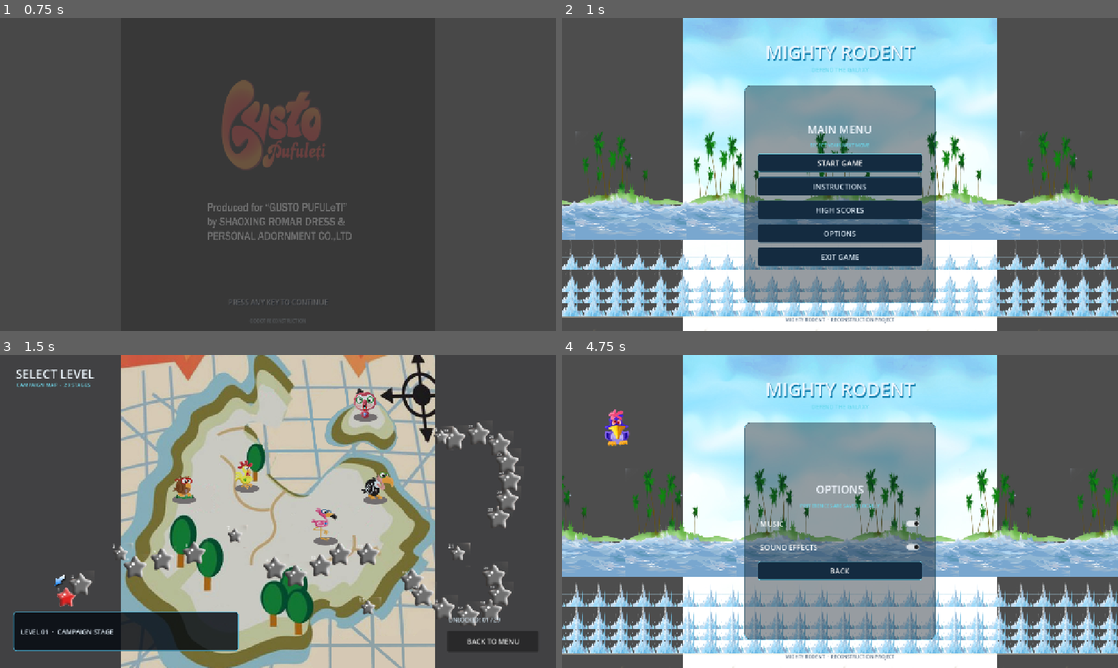
Above: before the commit, frames 1-4 (two rows, left to right).
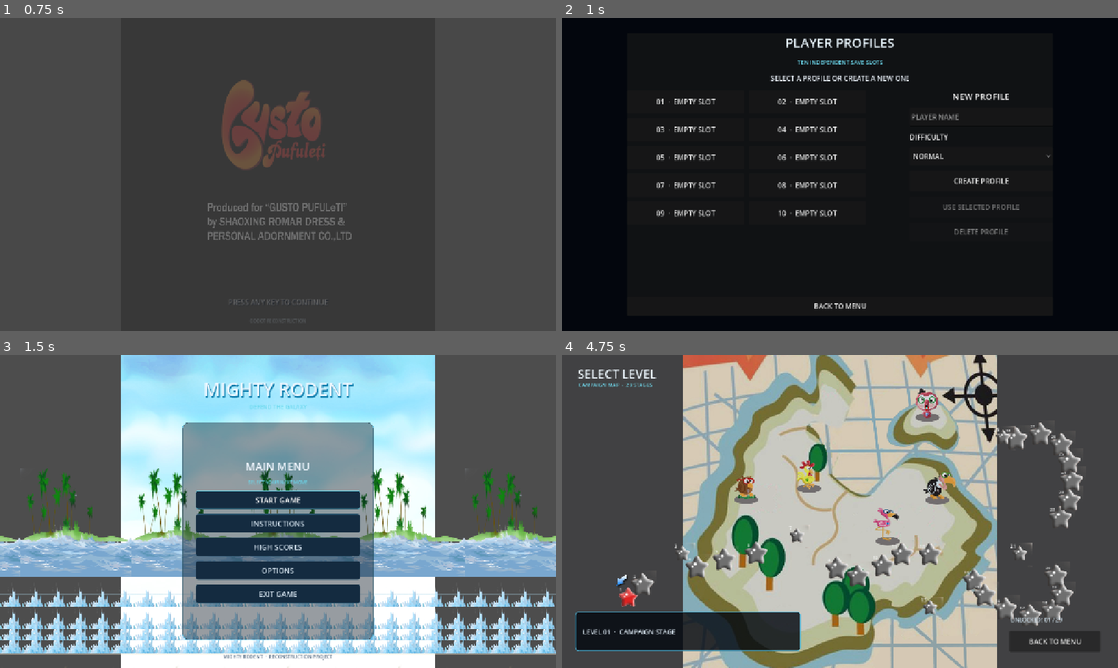
Above: after the commit, the same moments.

Repository: Iulian-hub/RUNAWAY-RABBIT-DECOMP
Game: Godot game, scene res://ui/boot.tscn
The game is run twice, just before and just after one commit, with the same random seed, the same clock (stepped at 60 frames per second) and the same inputs.
Inputs (mouse positions are in pixels of both pictures, inside the frame that each line leads up to):
- Up to frame 1 (0.75 s): tap Enter at 0.5 s; move the mouse to (400, 158) at 0.52 s; hold D (move_right) from 0.53 s (still down); right-click (400, 158) at 0.6 s; click (400, 158) at 0.67 s
- Up to frame 2 (1 s): keep holding D (move_right)
- Up to frame 3 (1.5 s): release D (move_right) at 1.25 s; click "START GAME" (after the commit: "BACK TO MENU") at 1.25 s
- Up to frame 4 (4.75 s): click "BACK TO MENU" (after the commit: "START GAME") at 2 s; move the mouse to (728, 527) at 2.77 s; hold A (move_left) 2.78-3.53 s; click (728, 527) at 2.85 s; move the mouse to (895, 442) at 3.52 s; hold D (move_right) from 3.53 s (still down); right-click (895, 442) at 3.6 s; move the mouse to (812, 574) at 4.27 s; click (812, 574) at 4.35 s

Frame 1 is identical in both runs. In frame 2, 100% of the frame differs, in the area x 0-100%, y 0-100%; in frame 3, 70%; in frame 4, 71%.
Error after the commit: Invalid access to property or key 'profile_requested' on a base object of type 'Control (main_menu.gd)'. (res://scripts/ui/boot.gd:49)

Commit message:
Route startup through player profiles

Diff:
--- a/runaway-rabbit-clona/scripts/ui/boot.gd
+++ b/runaway-rabbit-clona/scripts/ui/boot.gd
@@ -1,6 +1,7 @@
 extends Control
 const SPLASH_SCENE: PackedScene = preload("res://ui/splash_screen.tscn")
 const MENU_SCENE: PackedScene = preload("res://ui/main_menu.tscn")
+const PROFILE_SCENE: PackedScene = preload("res://ui/profile_select.tscn")
 const INSTRUCTIONS_SCENE: PackedScene = preload("res://ui/instructions.tscn")
 const LEVEL_SELECT_SCENE: PackedScene = preload("res://ui/level_select.tscn")
 const GAME_SCENE: PackedScene = preload("res://scenes/main.tscn")
@@ -23,7 +24,21 @@
 	var splash := SPLASH_SCENE.instantiate() as Control
 	add_child(splash)
 	_active_screen = splash
-	splash.finished.connect(_show_menu)
+	splash.finished.connect(_after_splash)
+
+func _after_splash() -> void:
+	if ProfileManager.has_active_profile():
+		_show_menu()
+	else:
+		_show_profiles()
+
+func _show_profiles() -> void:
+	_clear_screen()
+	var profiles := PROFILE_SCENE.instantiate() as Control
+	add_child(profiles)
+	_active_screen = profiles
+	profiles.profile_chosen.connect(_show_menu)
+	profiles.back_requested.connect(_show_menu)
 
 func _show_menu() -> void:
 	_clear_screen()
@@ -31,6 +46,7 @@
 	add_child(menu)
 	_active_screen = menu
 	menu.start_requested.connect(_show_level_select)
+	menu.profile_requested.connect(_show_profiles)
 	menu.instructions_requested.connect(_show_instructions)
 	menu.quit_requested.connect(_quit_game)
 	menu.music_enabled_changed.connect(_set_music_enabled)
